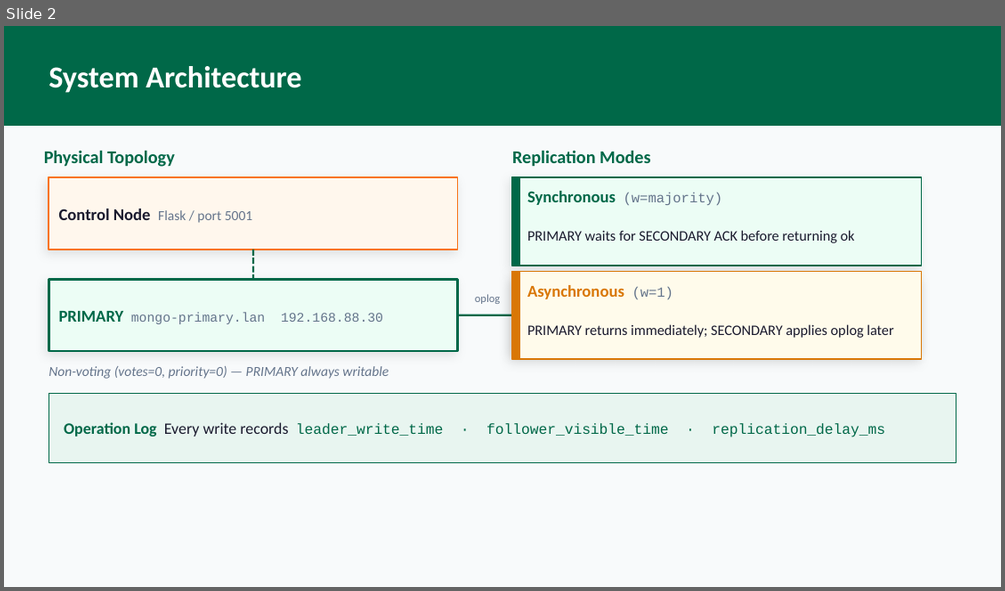
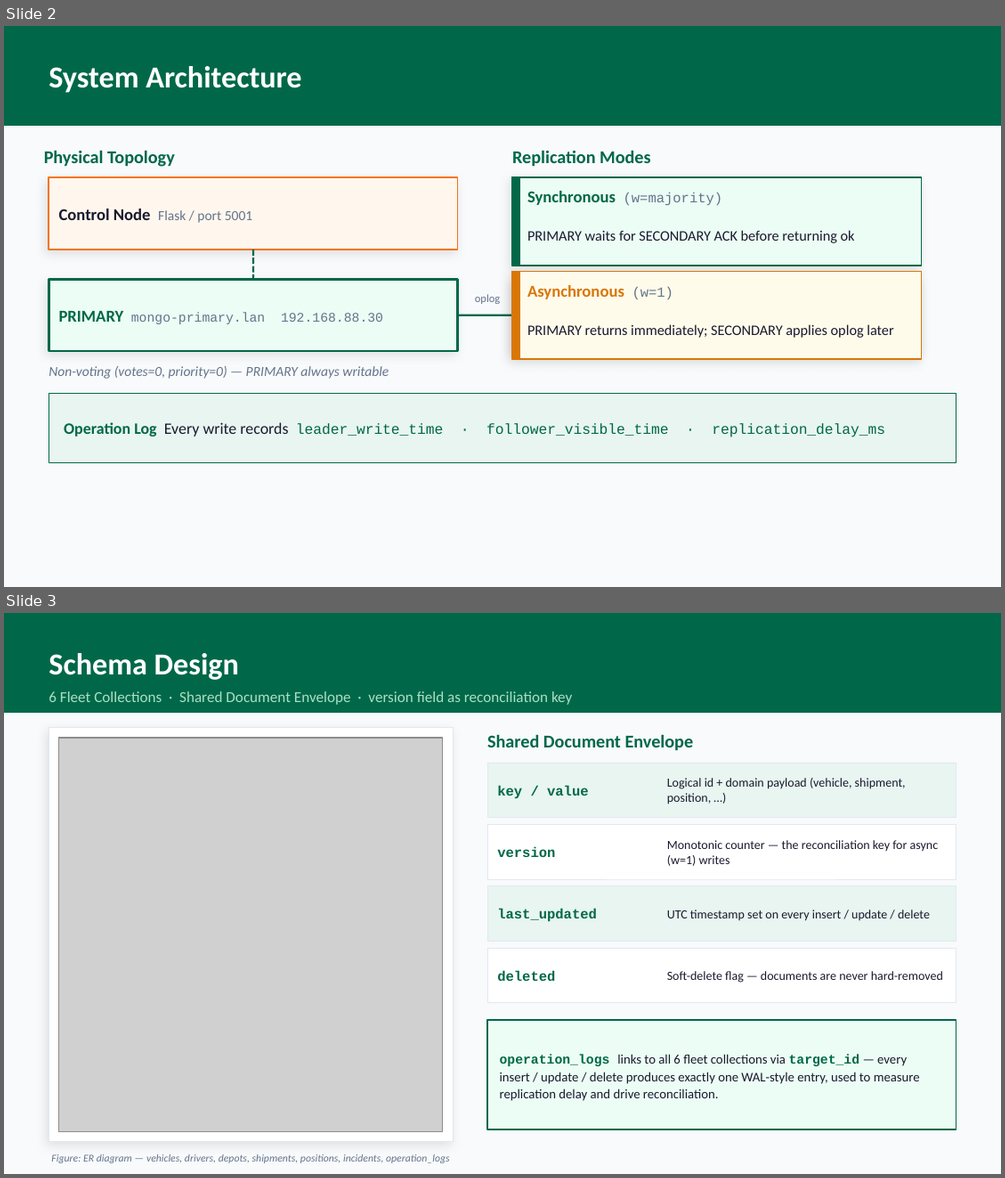
Before and after one commit to mertkarahan955/ceng465_project, a slide deck: presentation/report_presentation.pptx. Shown one above the other, each under a label of ours: slide 2 before the commit, slides 2 and 3 after it. The pictures are 1005x591 and 1005x1178 pixels, drawn with LibreOffice and Linux fonts; fonts in the diff are those of the drawing; grey boxes stand for pictures. Boxes give left, top, right and bottom in pixels: in the first picture for what was removed or moved away, otherwise in the second. Text is boxed around its words. In the diff, an @@ line names an element or a change of style, - is before the commit and + after.

```diff
--- a/presentation/report_presentation.pptx
+++ b/presentation/report_presentation.pptx
@@ slide 3 added at [4,613,1001,1174], background #F8FAFB @@
@@ rectangle added at [4,613,1001,713], fill #006848 @@
@@ text added at [48,653,239,680], 22 pt, text #FFFFFF, bold @@
+Schema Design
@@ text added at [48,691,572,705], 11 pt, text #AADFC8 @@
+6 Fleet Collections · Shared Document Envelope · version field as reconciliation key
@@ rectangle added at [48,728,453,1142], fill #FFFFFF, outline #E2E8F0 0.5 pt @@
@@ picture added at [59,738,443,1131] @@
@@ text added at [487,734,694,751], 13 pt, text #006848, bold @@
+Shared Document Envelope
@@ rectangle added at [487,763,956,818], fill #E8F5F0, outline #E2E8F0 0.5 pt @@
@@ text added at [497,785,589,799], 10 pt, text #006848, bold @@
+key / value
@@ text added at [667,778,906,804], 9 pt, text #1A1A2E @@
+Logical id + domain payload (vehicle, shipment, position, …)
@@ rectangle added at [487,824,956,879], fill #FFFFFF, outline #E2E8F0 0.5 pt @@
@@ text added at [497,847,555,857], 10 pt, text #006848, bold @@
+version
@@ text added at [667,840,938,866], 9 pt, text #1A1A2E @@
+Monotonic counter — the reconciliation key for async (w=1) writes
@@ rectangle added at [487,886,956,941], fill #E8F5F0, outline #E2E8F0 0.5 pt @@
@@ text added at [497,908,597,922], 10 pt, text #006848, bold @@
+last_updated
@@ text added at [667,909,930,921], 9 pt, text #1A1A2E @@
+UTC timestamp set on every insert / update / delete
@@ rectangle added at [487,948,956,1003], fill #FFFFFF, outline #E2E8F0 0.5 pt @@
@@ text added at [497,970,555,981], 10 pt, text #006848, bold @@
+deleted
@@ text added at [667,971,943,982], 9 pt, text #1A1A2E @@
+Soft-delete flag — documents are never hard-removed
@@ rectangle added at [487,1020,956,1129], fill #ECFDF5, outline #006848 1 pt @@
@@ text added at [500,1054,920,1101], 9.5 pt, text #1A1A2E @@
+operation_logs links to all 6 fleet collections via target_id — every insert / update / delete produces exactly one WAL-style entry, used to measure replication delay and drive reconciliation.
@@ text added at [51,1154,450,1163], 7.5 pt, text #64748B, italic @@
+Figure: ER diagram — vehicles, drivers, depots, shipments, positions, incidents, operation_logs
```
Also in this commit, not shown: 3 slides changed, 1 slide removed, 12 other files.
